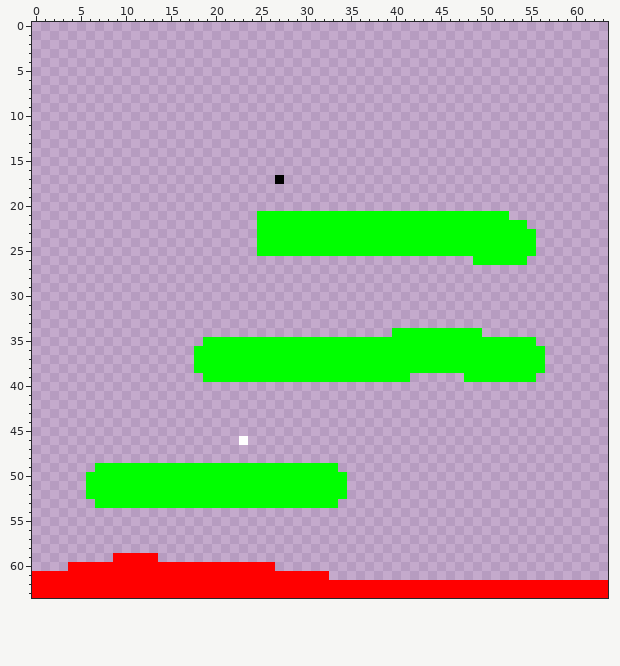
A pixel-art file gets an edit: assets/levels/level1.aseprite. That is the earlier state.
64x64 pixels, 1 frame.
The result:
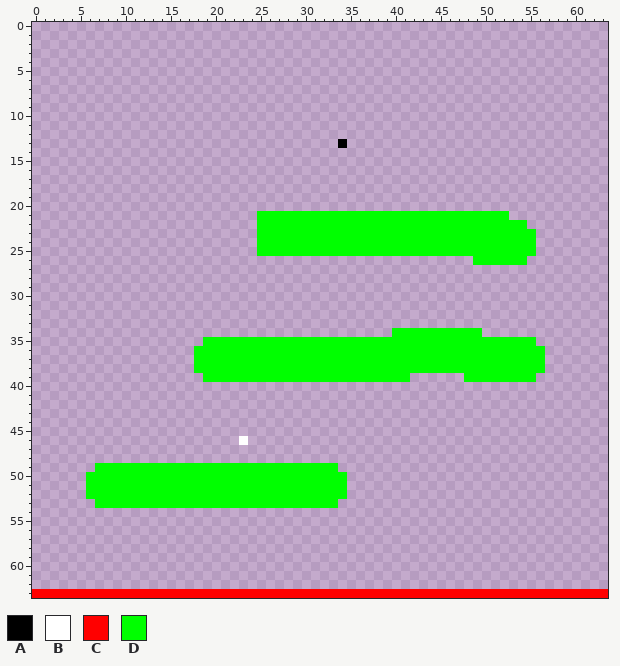
Palette (. is transparent): A #000000  B #ffffff  C #ff0000  D #00ff00
Commit message: move camera to see the whole level
Changes in this commit:
y 13: x 34 . -> A
y 17: x 27 A -> .
y 59: x 9..13 CCCCC -> .....
y 60: x 4..26 CCCCCCCCCCCCCCCCCCCCCCC -> .......................
y 61: x 0..32 CCCCCCCCCCCCCCCCCCCCCCCCCCCCCCCCC -> .................................
y 62: x 0..63 CCCCCCCCCCCCCCCCCCCCCCCCCCCCCCCCCCCCCCCCCCCCCCCCCCCCCCCCCCCCCCCC -> ................................................................
